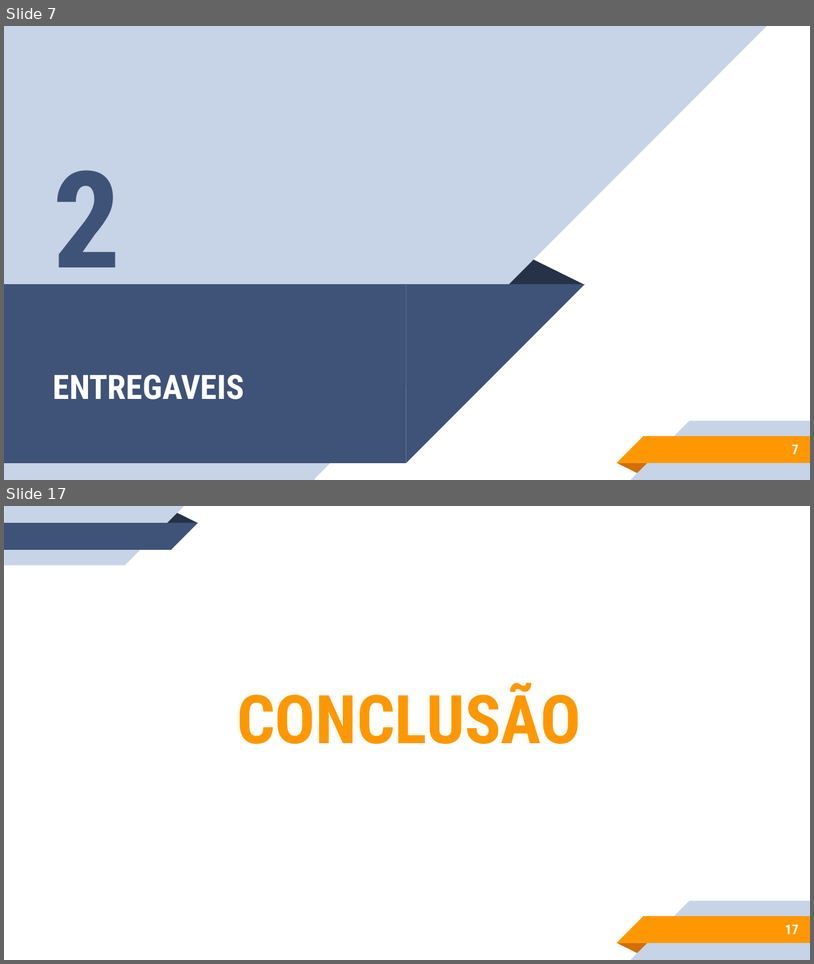
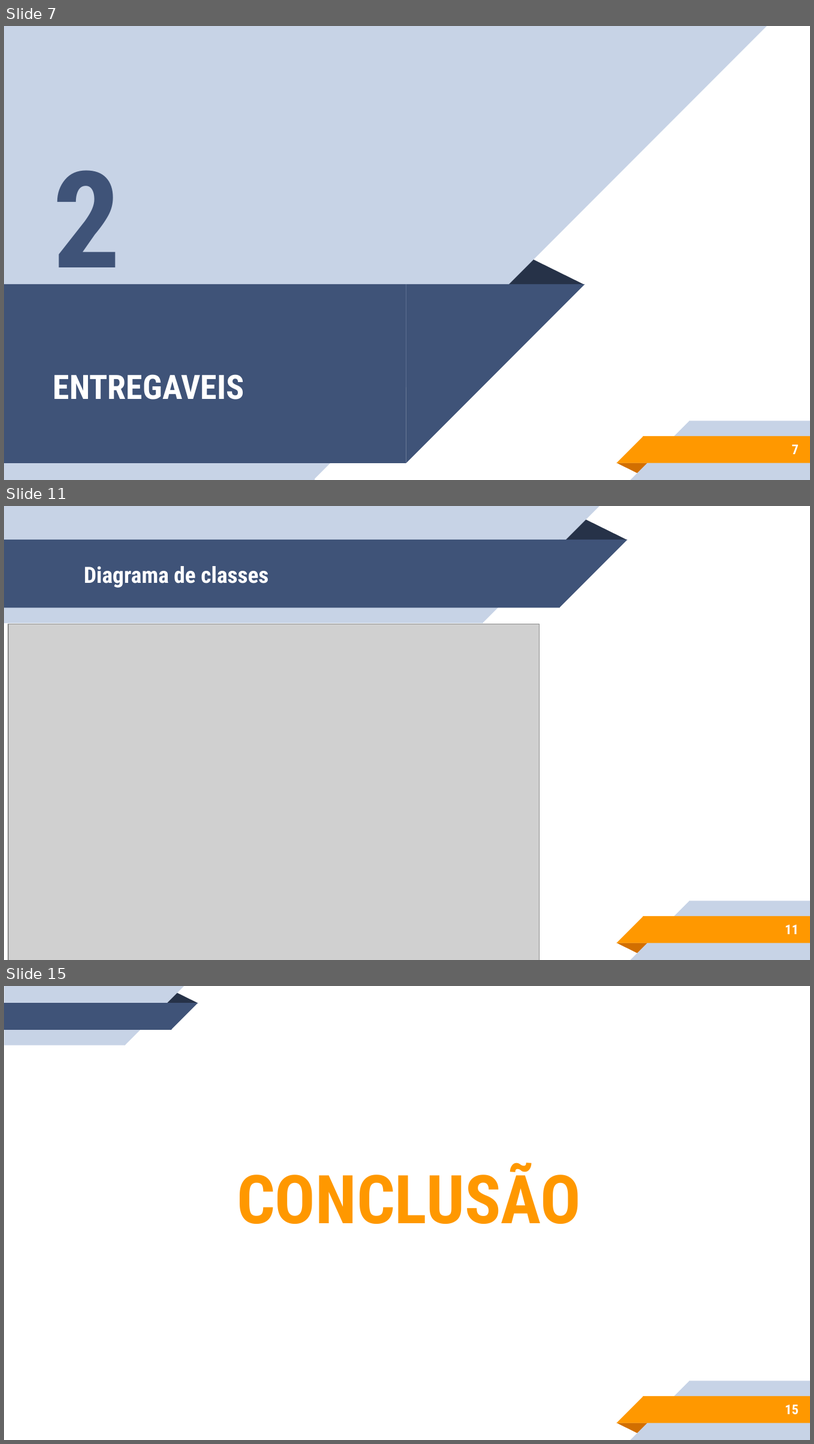
Before and after one commit to sergioetrindade/GRUPO-10-2ADSA, a slide deck: Documentação/ppts/PPT grupo 10.pptx. Shown one above the other, each under a label of ours: slides 7 and 17 before the commit, slides 7, 11 and 15 after it; the slides between them are not shown. The pictures are 814x964 and 814x1444 pixels, drawn with LibreOffice and Linux fonts; fonts in the diff are those of the drawing; grey boxes stand for pictures. Boxes give left, top, right and bottom in pixels: in the first picture for what was removed or moved away, otherwise in the second. Text is boxed around its words. In the diff, an @@ line names an element or a change of style, - is before the commit and + after.

```diff
--- a/Documentação/ppts/PPT grupo 10.pptx
+++ b/Documentação/ppts/PPT grupo 10.pptx
@@ slide 11 added at box(4, 506, 810, 960), background #FFFFFF; not listed: 5 template elements that a slide beside it also shows @@
@@ group added at box(4, 506, 627, 623): 2 rectangles, 2 right triangles, 1 triangle @@
@@ title added at box(84, 566, 269, 588), 20 pt, text #FFFFFF, bold @@
+Diagrama de classes
@@ picture added at box(8, 624, 539, 960) @@
@@ page number added at box(785, 924, 799, 934), 12 pt, text #FFFFFF, bold @@
+11
@@ what was slide 17 is now slide 15 @@
@@ page number at box(785, 1404, 799, 1414): text changed @@
-17
+15
```
Also in this commit, not shown: 2 slides changed, 4 other slides added, 7 slides removed, 2 other files.
